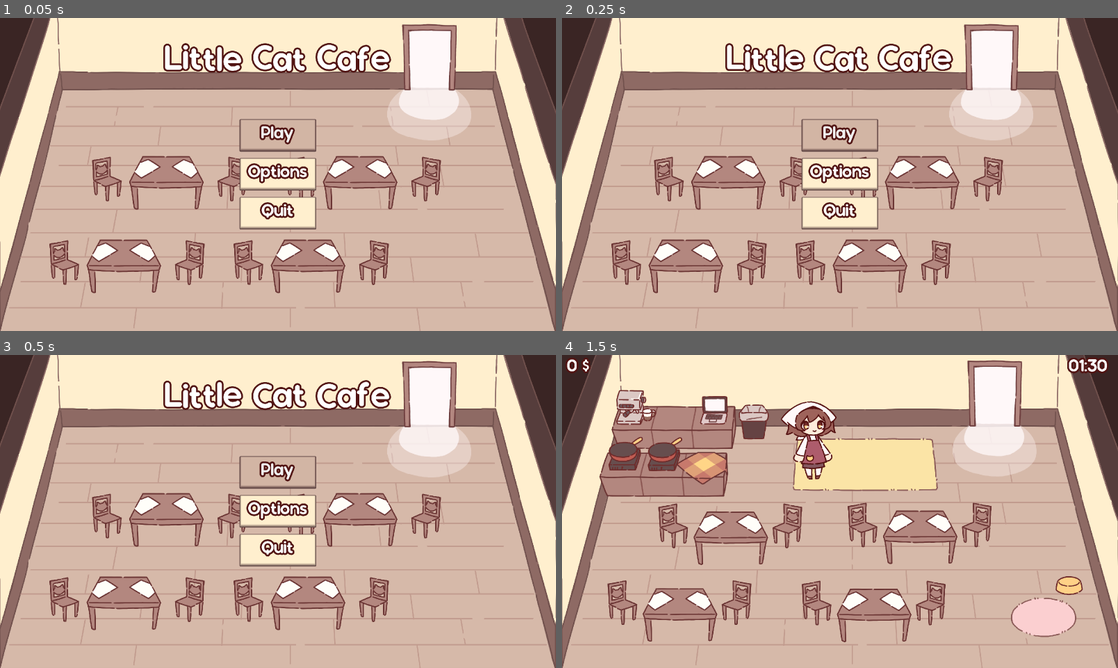
Above: before the commit, frames 1-4 (two rows, left to right).
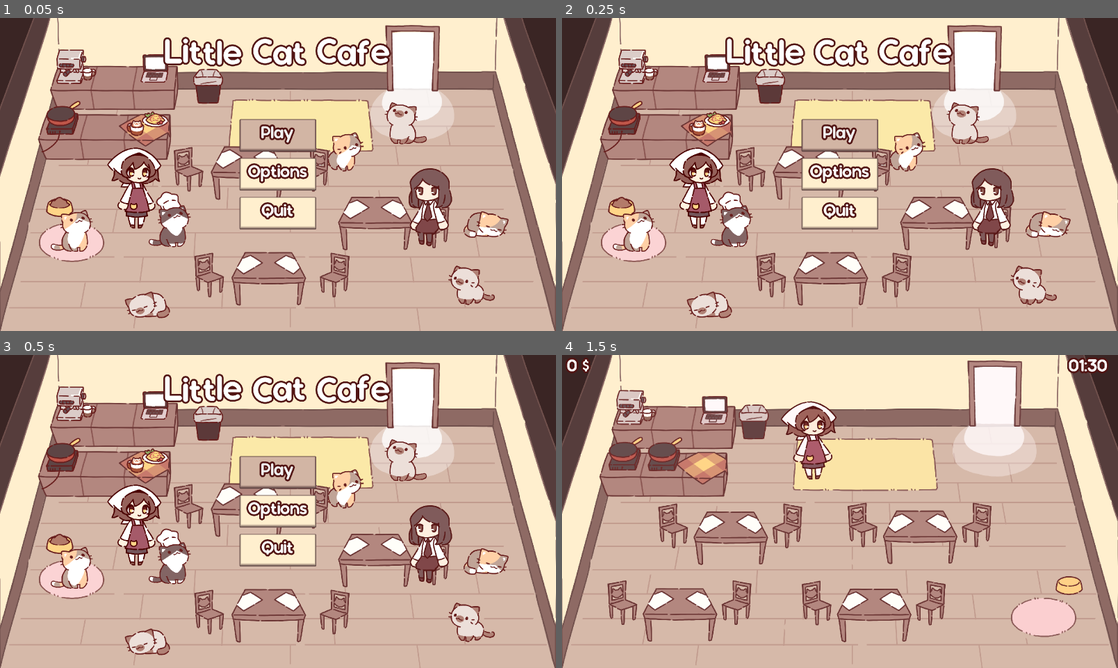
Above: after the commit, the same moments.

Repository: NuTrynity/Little-Cat-Cafe
Game: Godot game, scene res://Nodes/UI/main_menu.tscn
Same seed, same stepped clock (60 frames per second), same inputs: the game is played once before the commit and once after it.
Inputs:
- Up to frame 1 (0.05 s): no input
- Up to frame 2 (0.25 s): no input
- Up to frame 3 (0.5 s): no input
- Up to frame 4 (1.5 s): click "Play" at 0.5 s; hold Right (move_right) from 1.28 s (still down); hold E (interact) from 1.28 s (still down)

The runs differ from the first frame. In frame 1, 32% of the frame differs, in the area x 6-92%, y 1-96%; in frame 2, 32%; in frame 3, 32%; in frame 4, nothing differs.

Commit message:
edited main menu

Diff:
--- a/Nodes/UI/main_menu.tscn
+++ b/Nodes/UI/main_menu.tscn
@@ -2,11 +2,11 @@
 
 [ext_resource type="Script" path="res://Scripts/UIScripts/main_menu.gd" id="1_1r5u5"]
 [ext_resource type="Theme" uid="uid://cre74qu5ppyhh" path="res://Assets/Theme/main_menu.tres" id="1_ava0i"]
+[ext_resource type="Texture2D" uid="uid://de6o8blu77p1b" path="res://Sprites/main_menu.png" id="3_jqih4"]
 [ext_resource type="FontFile" uid="uid://dwyf3ahqcehcv" path="res://Assets/Fonts/Sonorous.otf" id="3_vnn3k"]
 [ext_resource type="AudioStream" uid="uid://boacg5qdfubj2" path="res://Assets/Music/Main Menu.wav" id="4_eanhc"]
 [ext_resource type="Texture2D" uid="uid://clsp4j0aam4jb" path="res://Sprites/door.png" id="4_tbuoc"]
 [ext_resource type="Texture2D" uid="uid://dm62wdjtycg0h" path="res://Sprites/table.png" id="5_58dmg"]
-[ext_resource type="Texture2D" uid="uid://cof84450vlo1w" path="res://Sprites/room.png" id="5_234b1"]
 [ext_resource type="Texture2D" uid="uid://crdkoctbxuy1v" path="res://Sprites/chair.png" id="6_4b1nn"]
 [ext_resource type="PackedScene" uid="uid://cckg4hdcq12vh" path="res://Nodes/UI/options_menu.tscn" id="8_2smvv"]
 
@@ -24,9 +24,10 @@
 layout_mode = 0
 offset_right = 40.0
 offset_bottom = 40.0
-texture = ExtResource("5_234b1")
+texture = ExtResource("3_jqih4")
 
 [node name="Door" type="TextureRect" parent="Background"]
+visible = false
 layout_mode = 0
 offset_left = 1729.0
 offset_top = -117.0
@@ -36,10 +37,10 @@
 
 [node name="Table" type="TextureRect" parent="Background"]
 layout_mode = 0
-offset_left = 315.0
-offset_top = 853.0
-offset_right = 827.0
-offset_bottom = 1365.0
+offset_left = 887.0
+offset_top = 424.0
+offset_right = 1399.0
+offset_bottom = 936.0
 texture = ExtResource("5_58dmg")
 
 [node name="Chair" type="TextureRect" parent="Background/Table"]
@@ -61,10 +62,10 @@
 
 [node name="Table2" type="TextureRect" parent="Background"]
 layout_mode = 0
-offset_left = 1163.0
-offset_top = 853.0
-offset_right = 1675.0
-offset_bottom = 1365.0
+offset_left = 982.0
+offset_top = 910.0
+offset_right = 1494.0
+offset_bottom = 1422.0
 texture = ExtResource("5_58dmg")
 
 [node name="Chair" type="TextureRect" parent="Background/Table2"]
@@ -85,6 +86,7 @@
 texture = ExtResource("6_4b1nn")
 
 [node name="Table3" type="TextureRect" parent="Background"]
+visible = false
 layout_mode = 0
 offset_left = 1403.0
 offset_top = 469.0
@@ -110,6 +112,7 @@
 texture = ExtResource("6_4b1nn")
 
 [node name="Table4" type="TextureRect" parent="Background"]
+visible = false
 layout_mode = 0
 offset_left = 511.0
 offset_top = 469.0
@@ -143,9 +146,9 @@
 anchor_right = 0.5
 anchor_bottom = 0.5
 offset_left = -687.0
-offset_top = -582.0
+offset_top = -611.0
 offset_right = 687.0
-offset_bottom = -338.0
+offset_bottom = -367.0
 grow_horizontal = 2
 grow_vertical = 2
 theme_override_colors/default_color = Color(1, 1, 1, 1)
--- a/Nodes/UI/pc.tscn
+++ b/Nodes/UI/pc.tscn
@@ -34,7 +34,7 @@
 process_mode = 3
 script = ExtResource("1_exmnn")
 player_resources = ExtResource("2_16un1")
-cheats = Array[String](["sudo give money", "sudo give rating", "", "", ""])
+cheats = Array[String](["sudo give money", "", "", "", ""])
 
 [node name="HomeScreen" type="Control" parent="."]
 visible = false
--- a/Nodes/UI/shop_items.tscn
+++ b/Nodes/UI/shop_items.tscn
@@ -14,8 +14,6 @@
 [node name="ShopItems" type="GridContainer"]
 offset_right = 40.0
 offset_bottom = 40.0
-theme_override_constants/h_separation = 64
-theme_override_constants/v_separation = 32
 
 [node name="cat1" parent="." instance=ExtResource("1_jxsp0")]
 layout_mode = 2
@@ -69,4 +67,3 @@
 image = ExtResource("10_xfj1h")
 item_name = "Terminal"
 buy_once = true
-buy_amt = 5000
Not shown: 5 places in Assets/Theme/main_menu.tres that only renumber resources
Not shown: 1 places in Nodes/UI/pc.tscn that only renumber resources
Binary file added: Sprites/main_menu.png
Not shown, added: Sprites/main_menu.png.import
